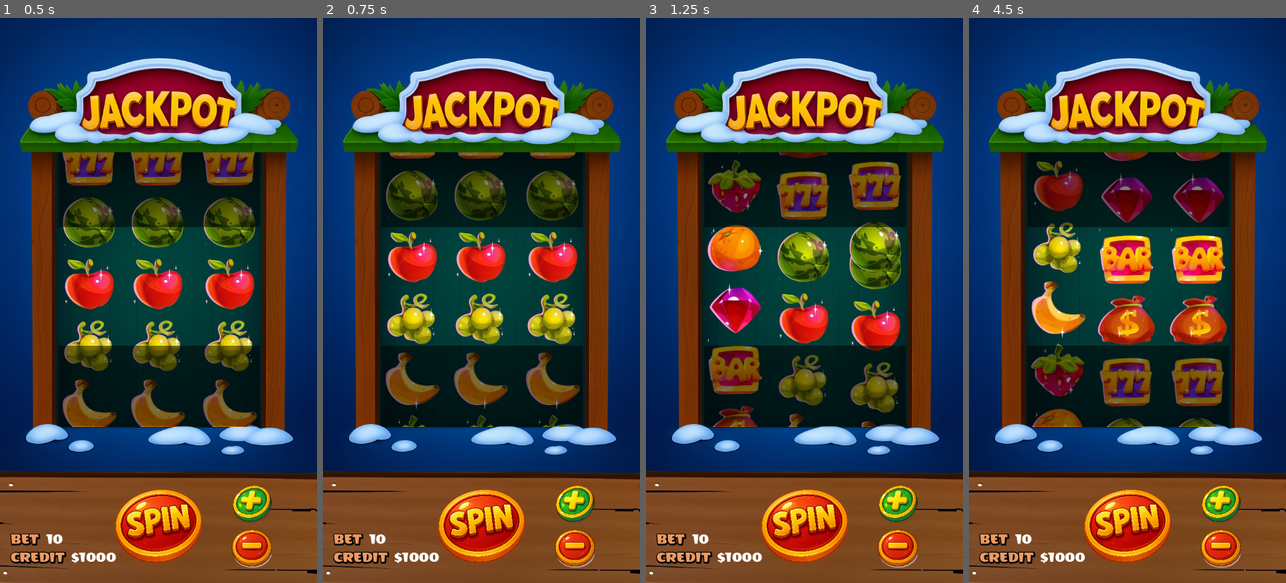
Above: before the commit, frames 1-4 (left to right).
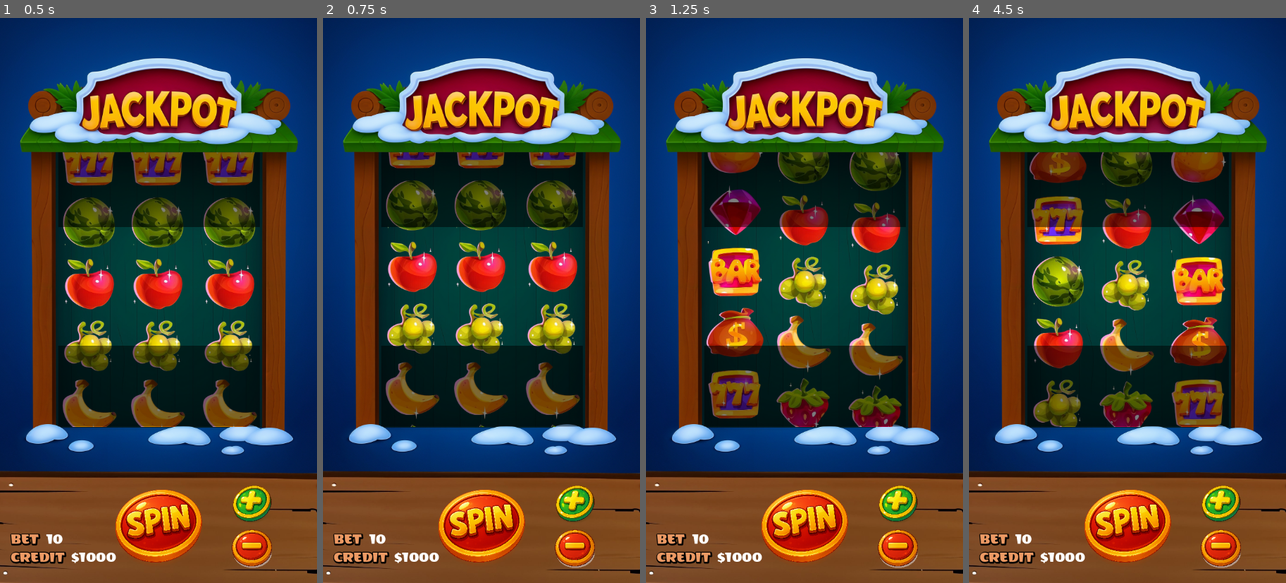
Above: after the commit, the same moments.

Repository: sudip-hub/Jackpot---Slot-Game
Game: Godot game, scene res://scenes/main.tscn
Same seed, same stepped clock (60 frames per second), same inputs: the game is played once before the commit and once after it.
Inputs (mouse positions are in pixels of both pictures, inside the frame that each line leads up to):
- Up to frame 1 (0.5 s): no input
- Up to frame 2 (0.75 s): click (481, 526) at 0.5 s
- Up to frame 3 (1.25 s): no input
- Up to frame 4 (4.5 s): click (1219, 503) at 1.27 s; click (1219, 549) at 2.02 s; click (1127, 526) at 2.77 s; click (1219, 503) at 3.52 s; click (1219, 549) at 4.27 s

Frame 1 is identical in both runs. In frame 2, 14% of the frame differs, in the area x 19-82%, y 23-73%; in frame 3, 20%; in frame 4, 21%.

Commit message:
adds button animation

Diff:
--- /dev/null
+++ b/jackpot/scenes/button.gd
@@ -0,0 +1,41 @@
+extends Node
+
+class_name custom_button
+
+signal btn_pressed
+
+var btn
+var anim_node
+var is_mouse_entered : bool = true
+var is_mouse_exited : bool = false
+var anim_speed = 0.08
+
+func initialize(p_btn_node : Button, p_anim_node) -> void:
+	btn = p_btn_node
+	anim_node = p_anim_node
+	btn.connect("pressed", on_button_pressed)
+	btn.connect("button_down", on_button_down)
+	btn.connect("mouse_entered", on_mouse_entered)
+	btn.connect("mouse_exited", on_mouse_exited)
+
+func on_mouse_entered() -> void:
+	print("Is mouse Enterd : ", anim_node)
+	is_mouse_entered = true
+	is_mouse_exited = false
+
+func on_mouse_exited() -> void:
+	is_mouse_exited = true
+	is_mouse_entered = false
+	on_button_pressed()
+
+func on_button_down() -> void:
+	var btn_press_tween = create_tween().bind_node(anim_node)
+	btn_press_tween.set_ease(Tween.EASE_OUT)
+	btn_press_tween.tween_property(anim_node, "scale", Vector2(0.9, 0.9), anim_speed)
+
+func on_button_pressed() -> void:
+	var btn_press_tween = create_tween().bind_node(anim_node)
+	btn_press_tween.set_ease(Tween.EASE_IN)
+	await btn_press_tween.tween_property(anim_node, "scale", Vector2(1, 1), anim_speed - 0.02).finished
+	if is_mouse_entered:
+		btn_pressed.emit()
--- a/jackpot/scenes/main.gd
+++ b/jackpot/scenes/main.gd
@@ -14,7 +14,32 @@
 func _ready():
 	$Result.visible = false
 	SigBank.rollFinished.connect(Callable(self,"_receiveNumber"))
+
+	var spin_btn = custom_button.new()
+	spin_btn.initialize($Spin, $Spin/TextureRect)
+	spin_btn.connect("btn_pressed", _on_spin_pressed)
+
+	var inc_bet_btn = custom_button.new()
+	inc_bet_btn.initialize($Increase, $Increase/TextureRect)
+	inc_bet_btn.connect("btn_pressed", _on_increase_bet_pressed)
+
+	var dec_bet_btn = custom_button.new()
+	dec_bet_btn.initialize($Decrease, $Decrease/TextureRect)
+	dec_bet_btn.connect("btn_pressed", _on_decrease_bet_pressed)
 	pass # Replace with function body.
+
+func _on_increase_bet_pressed():
+	var bet_value = int($HBoxContainerBet/Bet.text)
+	var credit = int($HBoxContainerCredit/Credit.text)
+	if credit >= bet_value + 10:
+		$HBoxContainerBet/Bet.text = str(int($HBoxContainerBet/Bet.text) + 10)
+	pass
+
+func _on_decrease_bet_pressed():
+	var bet_value = int($HBoxContainerBet/Bet.text)
+	if bet_value > 10:
+		$HBoxContainerBet/Bet.text = str(int($HBoxContainerBet/Bet.text) - 10)
+	pass
 
 func _receiveNumber(reelID,rngResult):
 	receivedHowManyTimes +=1
@@ -33,6 +58,10 @@
 		_calculateWinning()
 
 func _calculateWinning():
+	$Spin.disabled = false
+	$Increase.disabled = false
+	$Decrease.disabled = false
+
 	betValue = int($HBoxContainerBet/Bet.text)
 
 	$Result.visible = true
@@ -59,4 +88,8 @@
 	SigBank.startRoll.emit(1,2, 0.4)
 	SigBank.startRoll.emit(2,2.5, 0.6)
 	SigBank.startRoll.emit(3,3, 0.2)
+
+	$Spin.disabled = true
+	$Increase.disabled = true
+	$Decrease.disabled = true
 	pass # Replace with function body.
--- a/jackpot/scenes/main.tscn
+++ b/jackpot/scenes/main.tscn
@@ -87,17 +87,6 @@
 grow_vertical = 2
 theme_override_styles/panel = SubResource("StyleBoxFlat_tipki")
 
-[node name="Sprite2D3" type="Sprite2D" parent="."]
-visible = false
-position = Vector2(326, 909)
-scale = Vector2(0.5, 0.5)
-texture = ExtResource("1_o5qli")
-region_enabled = true
-region_rect = Rect2(0, 1707.55, 1360, 340.45)
-
-[node name="PointLight2D" type="PointLight2D" parent="."]
-position = Vector2(114, 274)
-
 [node name="Spin" type="Button" parent="."]
 custom_minimum_size = Vector2(192, 192)
 layout_mode = 1
@@ -130,6 +119,7 @@
 offset_bottom = 96.0
 grow_horizontal = 2
 grow_vertical = 2
+pivot_offset = Vector2(96, 96)
 texture = ExtResource("5_o6xl0")
 expand_mode = 1
 
@@ -157,6 +147,7 @@
 offset_bottom = 48.0
 grow_horizontal = 2
 grow_vertical = 2
+pivot_offset = Vector2(48, 48)
 texture = ExtResource("3_sugp2")
 expand_mode = 1
 
@@ -184,6 +175,7 @@
 offset_bottom = 32.0
 grow_horizontal = 2
 grow_vertical = 2
+pivot_offset = Vector2(48, 48)
 texture = ExtResource("4_jyhfs")
 expand_mode = 1
 
@@ -260,5 +252,3 @@
 theme_override_fonts/font = ExtResource("6_tefeu")
 theme_override_font_sizes/font_size = 166
 text = "X2"
-
-[connection signal="pressed" from="Spin" to="." method="_on_spin_pressed"]
Not shown, added: jackpot/scenes/button.gd.uid
Not shown, changed: jackpot/.gitignore
